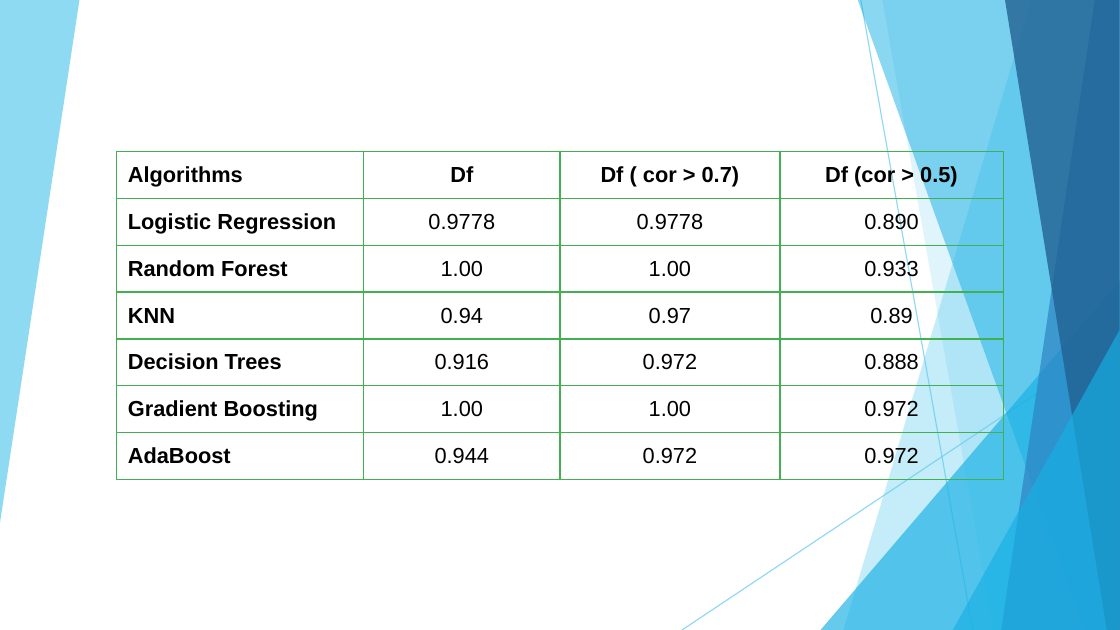
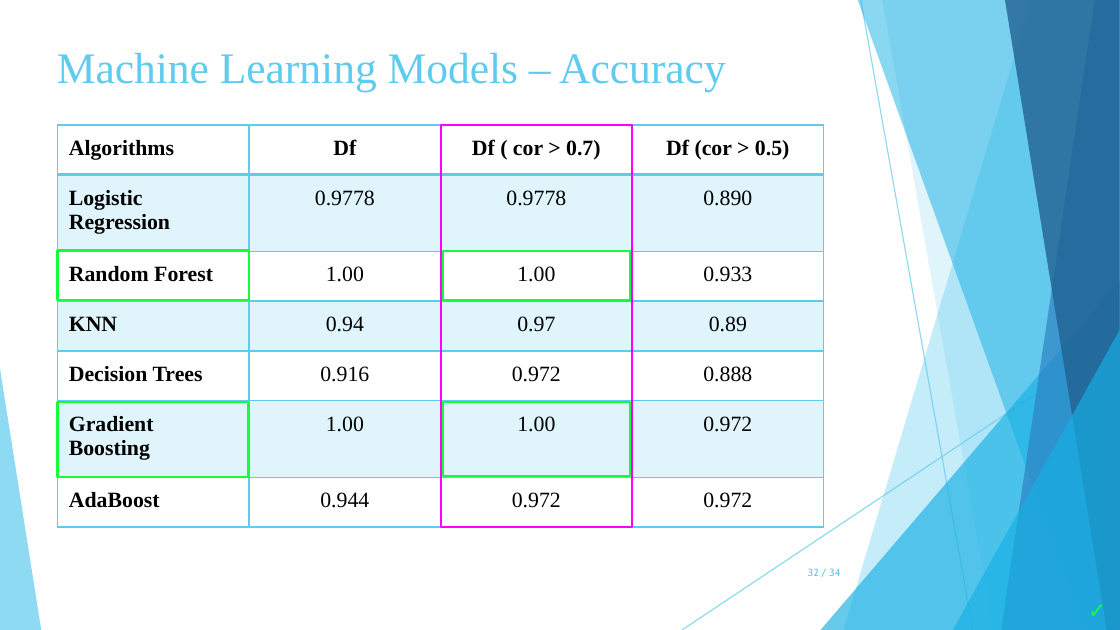
Before and after one commit to zoekelepiri/WineDataPrediction, a slide deck: slide 32 of Wine Data Set.pptx (slide 19 before the commit). Drawn at 1120x630 pixels with LibreOffice and Linux fonts; fonts in the diff are those of the drawing. Boxes give left, top, right and bottom in pixels: in the first picture for what was removed or moved away, otherwise in the second. Text is boxed around its words. In the diff, an @@ line names an element or a change of style, - is before the commit and + after.

```diff
--- a/Wine Data Set.pptx
+++ b/Wine Data Set.pptx
@@ freeform shape removed at box(0, 0, 80, 522) @@
@@ text added at box(57, 53, 726, 92), 28 pt, text #5FCBEF @@
+Machine Learning Models – Accuracy
@@ table at box(57, 125, 823, 528) @@
@@ fill none to #5FCBEF at 20% opacity in 12 cells @@
@@ font Arial to Times New Roman @@
@@ borders changed @@
@@ table: place and size @@
-table at box(116, 151, 1002, 491)
+table at box(57, 125, 823, 528)
@@ rectangle added at box(441, 125, 633, 528), outline #FF00FF 1.5 pt @@
@@ rectangle added at box(57, 251, 249, 300), outline #13FF3A 1.5 pt @@
@@ rectangle added at box(444, 251, 631, 300), outline #13FF3A 1.5 pt @@
@@ triangle added at box(0, 368, 41, 629), fill #5FCBEF at 70% opacity @@
@@ rectangle added at box(57, 402, 249, 477), outline #13FF3A 1.5 pt @@
@@ rectangle added at box(444, 402, 631, 476), outline #13FF3A 1.5 pt @@
@@ page number added at box(808, 568, 841, 576), 6.8 pt, text #5FCBEF @@
+32 / 34
@@ text added at box(1077, 591, 1120, 629), 14 pt, text #13FF3A, bold @@
+✓
```
Also in this commit, not shown: 12 other slides changed, 21 slides added, 39 slides removed, 12 other files.
